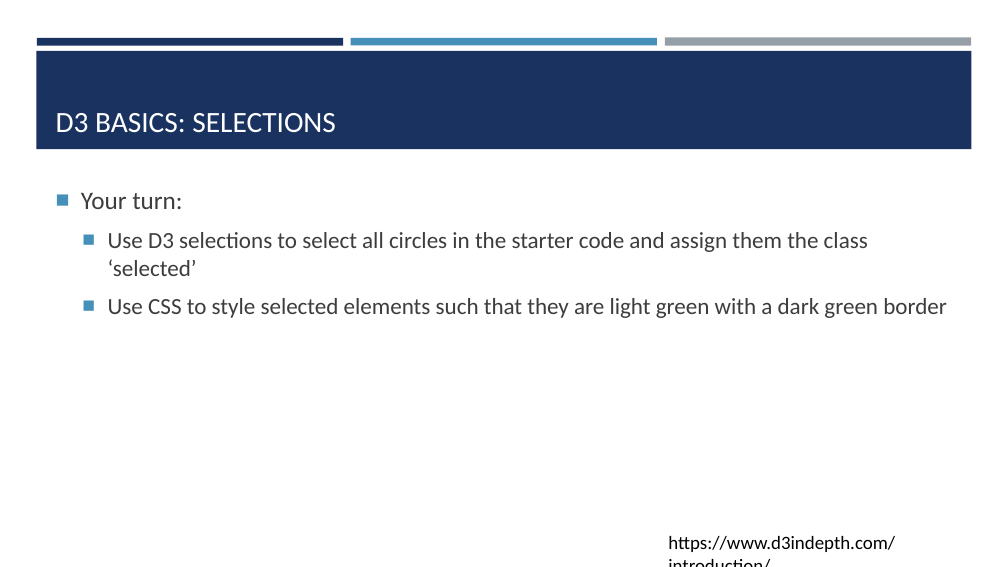
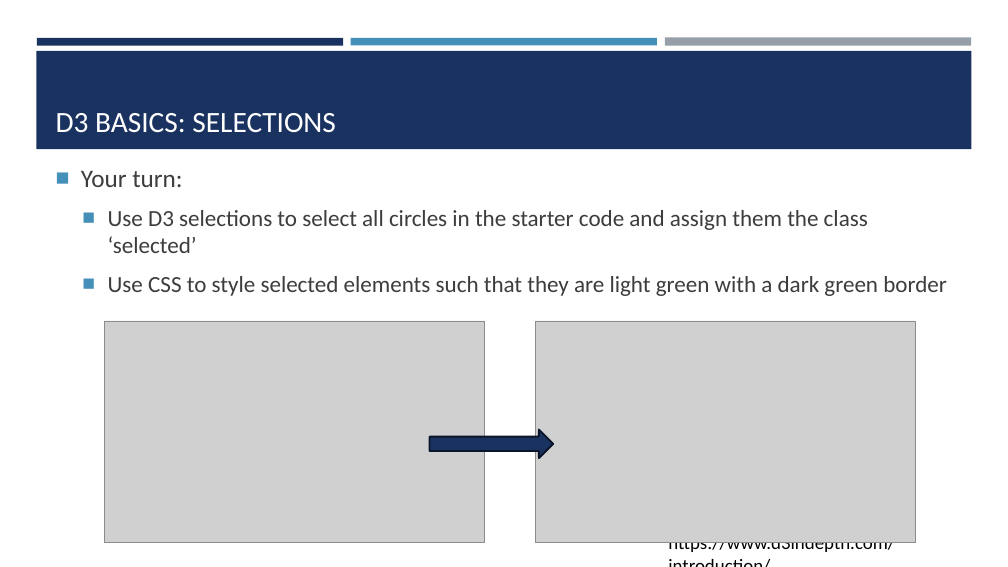
Before and after one commit to amosca01/SDS-CSC235, a slide deck: slide 13 of slides/06-d3.pptx. Drawn at 1008x567 pixels with LibreOffice and Linux fonts; fonts in the diff are those of the drawing; grey boxes stand for pictures. Boxes give left, top, right and bottom in pixels: in the first picture for what was removed or moved away, otherwise in the second. Text is boxed around its words. In the diff, an @@ line names an element or a change of style, - is before the commit and + after.

```diff
--- a/slides/06-d3.pptx
+++ b/slides/06-d3.pptx
@@ text "Your turn:": place and size @@
-text "Your turn:" at (81,193,947,318)
+text "Your turn:" at (81,171,947,296)
@@ picture added at (104,321,484,543) @@
@@ picture added at (535,321,915,543) @@
@@ right arrow added at (430,430,554,458), fill #1A3260, outline #0B162A 1.75 pt @@
```
Also in this commit, not shown: 4 other slides changed, 8 slides added, 6 other files.
